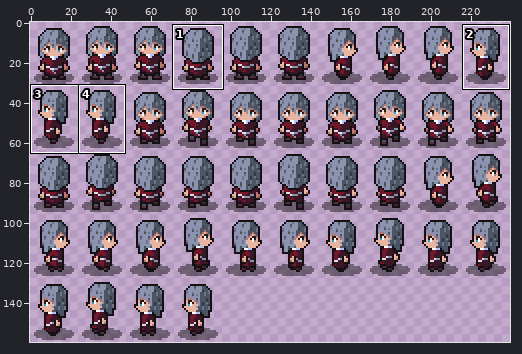
A sprite sheet gets an edit: Assets/Sprites/OverworldSprites/NyraOverworld-Sheet.png. The first picture is a wide view before the edit; the outline marks the close-up.
Close-up. The starting point:
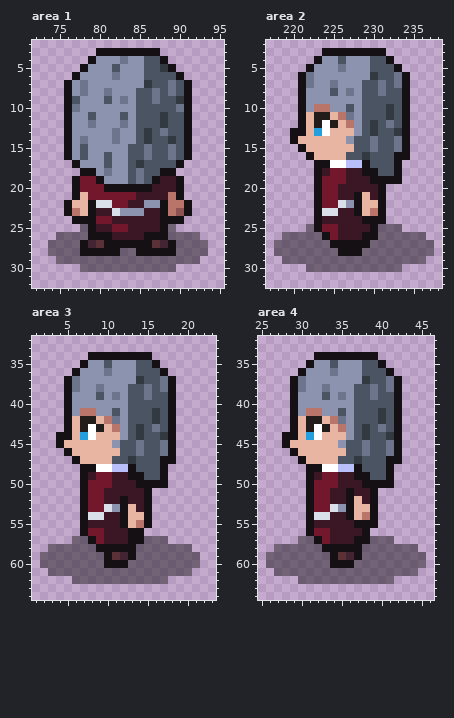
The file is 240x160 pixels. Shown: area 1: x 72..95, y 2..32; area 2: x 217..238, y 2..32; area 3: x 1..23, y 32..64; area 4: x 25..46, y 32..64. The commit also changed other parts of the picture, which this record leaves out.
New version:
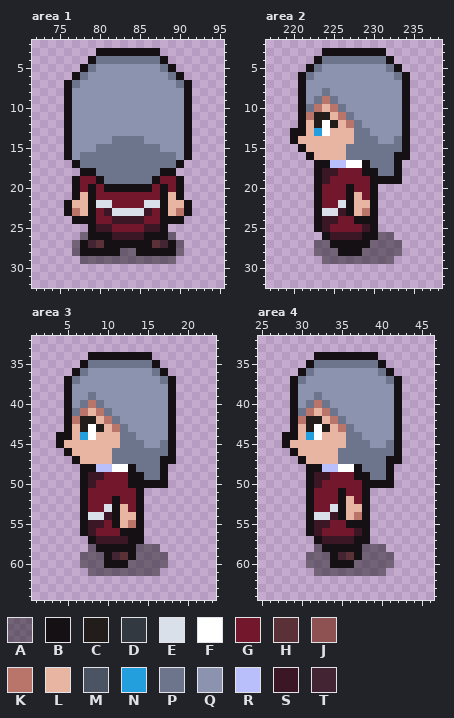
Palette (. is transparent): A #0606086e  B #141013  C #221c1a  D #333941  E #dae0ea  F #ffffff  G #73172d  H #5b3138  J #8e5252  K #ba756a  L #e9b5a3  M #4a5462  N #249fde  P #6d758d  Q #8b93af  R #b9bffb  S #3b1725  T #422433
Diff:
Area 1:
y 4: x 80..82 QQQ -> PPP; x 84..87 QQMM -> PPPP
y 5: x 79 Q -> P; x 82 M -> Q; x 86..88 MMD -> QQP
y 6: x 78 Q -> P; x 82 P -> Q; x 86..89 MMMM -> QQQP
y 7: x 77..78 QP -> PQ; x 86..90 DMMPM -> QQQQP
y 8: x 78 P -> Q; x 81 P -> Q; x 85..90 MMPMPM -> QQQQQQ
y 9: x 77 M -> Q; x 81 M -> Q; x 83 P -> Q; x 85..90 MMPMMD -> QQQQQQ
y 10: x 77 P -> Q; x 85..90 MMMMMP -> QQQQQQ
y 11: x 79 M -> Q; x 83 M -> Q; x 85..90 MMMDMM -> QQQQQQ
y 12: x 79 P -> Q; x 83 P -> Q; x 85..90 MMMDMM -> QQQQQQ
y 13: x 82 P -> Q; x 85..90 MDMPMM -> QQQQQQ
y 14: x 78 P -> Q; x 83..90 QQMDMMDM -> PPPQQQQQ
y 15: x 78 M -> Q; x 80..85 QQQQMM -> PPPPPP; x 87..90 MMPM -> PQQQ
y 16: x 78..85 MQQMQQMM -> PPPPPPPP; x 87..88 MM -> PP; x 90 M -> Q
y 17: x 78..89 QQQMQQMDMMMM -> PPPPPPPPPPPP
y 18: x 80 Q -> P; x 82..84 QQM -> PPP; x 86..87 MM -> PP
y 19: x 81..84 QQQM -> PPPP; x 86 M -> P; x 88..89 SS -> GG
y 20: x 79 G -> B; x 87..89 SSS -> GBG
y 21: x 79 G -> B; x 85..89 SSSSK -> GGGBL
y 22: x 84..87 SSQQ -> GGEE; x 89..90 KK -> LL
y 23: x 80 S -> G; x 83..85 QQQ -> EEE; x 87 S -> G; x 89..90 KJ -> LK
y 24: x 86..87 SS -> GG
y 25: x 78 A -> .; x 84..85 SS -> GG; x 89 A -> .
y 26: x 75..77 AAA -> ...; x 90..92 AAA -> ...
y 27..28: x 74..76 AAA -> ...; x 91..93 AAA -> ...
y 29: x 75..77 AAA -> ...; x 90..92 AAA -> ...
y 30: x 78..89 AAAAAAAAAAAA -> ............
Area 2:
y 4: x 224..231 QQMQQQMM -> PPPPPPPP
y 5: x 223 Q -> P; x 226 P -> Q; x 230..232 MMM -> QQP
y 6: x 230..232 DMM -> QQQ
y 7: x 222 P -> Q; x 225 P -> Q; x 229..233 MMPMP -> QQQQQ
y 8: x 224..225 QM -> PQ; x 227 P -> Q; x 229..233 MMPMM -> QQQQQ
y 9: x 223..225 QQQ -> PKP; x 229..233 MMMMM -> QQQQQ
y 10: x 222 Q -> P; x 224..227 KQQM -> LKPQ; x 229..233 MMMDM -> QQQQQ
y 11: x 222 L -> K; x 229..233 MMMDM -> QQQQQ
y 12: x 228..233 QMDMPM -> PQQQQQ
y 13: x 228..233 QMDMMD -> PPQQQQ
y 14: x 227..229 QMM -> LPP; x 231..232 MM -> QQ
y 15: x 227..229 LMM -> PPP; x 231..232 MM -> PP
y 16: x 227..232 MMDMMM -> PPPPPP
y 17: x 225..228 FFRR -> RRFF; x 230..232 MMM -> PPP
y 18: x 225 G -> S; x 227..228 SS -> GG; x 231..232 MM -> PP
y 19: x 224 G -> S; x 227..229 SSS -> GGG
y 20: x 226..231 SSSSSB -> GBGGB.
y 21: x 226..231 SSBLSB -> GBLGB.
y 22: x 227..228 QB -> BL; x 230..231 LB -> B.
y 23: x 227..231 SBLKB -> BLKB.
y 24: x 226..228 SSS -> GGB; x 231 B -> .
y 25: x 222 A -> .; x 224 G -> S; x 226..228 SSS -> GGG; x 231..233 AAA -> ...
y 26: x 219..223 AAAAA -> .....; x 225 G -> S; x 233..236 AAAA -> ....
y 27..28: x 218..222 AAAAA -> .....; x 234..237 AAAA -> ....
y 29: x 219..223 AAAAA -> .....; x 233..236 AAAA -> ....
y 30: x 222..233 AAAAAAAAAAAA -> ............
Area 3:
y 35: x 8..15 QQMQQQMM -> PPPPPPPP
y 36: x 7 Q -> P; x 10 P -> Q; x 14..16 MMM -> QQP
y 37: x 14..16 DMM -> QQQ
y 38: x 6 P -> Q; x 9 P -> Q; x 13..17 MMPMP -> QQQQQ
y 39: x 8..9 QM -> PQ; x 11 P -> Q; x 13..17 MMPMM -> QQQQQ
y 40: x 7..9 QQQ -> PKP; x 13..17 MMMMM -> QQQQQ
y 41: x 6 Q -> P; x 8..11 KQQM -> LKPQ; x 13..17 MMMDM -> QQQQQ
y 42: x 6 L -> K; x 13..17 MMMDM -> QQQQQ
y 43: x 12..17 QMDMPM -> PQQQQQ
y 44: x 12..17 QMDMMD -> PPQQQQ
y 45: x 11..13 QMM -> LPP; x 15..16 MM -> QQ
y 46: x 11..13 LMM -> PPP; x 15..16 MM -> PP
y 47: x 11..16 MMDMMM -> PPPPPP
y 48: x 9..12 FFRR -> RRFF; x 14..16 MMM -> PPP
y 49: x 9 G -> S; x 11..12 SS -> GG; x 15..16 MM -> PP
y 50: x 8 G -> S; x 11..13 SSS -> GGB
y 51: x 10..15 SSSSSB -> GGGGB.
y 52: x 10..15 SSBSSB -> GBGGB.
y 53: x 11..15 QBLSB -> BLGB.
y 54: x 11..12 SB -> BL; x 14..15 LB -> B.
y 55: x 10..15 SSBLKB -> GBLKB.
y 56: x 8 G -> S; x 10..12 SSS -> GGB
y 57: x 6..7 AA -> ..; x 9 G -> S; x 15..17 AAA -> ...
y 58: x 3..7 AAAAA -> .....; x 17..20 AAAA -> ....
y 59: x 2..6 AAAAA -> .....; x 11..12 HT -> TH; x 18..21 AAAA -> ....
y 60: x 2..6 AAAAA -> .....; x 18..21 AAAA -> ....
y 61: x 3..7 AAAAA -> .....; x 17..20 AAAA -> ....
y 62: x 6..17 AAAAAAAAAAAA -> ............
Area 4:
y 35: x 32..39 QQMQQQMM -> PPPPPPPP
y 36: x 31 Q -> P; x 34 P -> Q; x 38..40 MMM -> QQP
y 37: x 38..40 DMM -> QQQ
y 38: x 30 P -> Q; x 33 P -> Q; x 37..41 MMPMP -> QQQQQ
y 39: x 32..33 QM -> PQ; x 35 P -> Q; x 37..41 MMPMM -> QQQQQ
y 40: x 31..33 QQQ -> PKP; x 37..41 MMMMM -> QQQQQ
y 41: x 30 Q -> P; x 32..35 KQQM -> LKPQ; x 37..41 MMMDM -> QQQQQ
y 42: x 30 L -> K; x 37..41 MMMDM -> QQQQQ
y 43: x 36..41 QMDMPM -> PQQQQQ
y 44: x 36..41 QMDMMD -> PPQQQQ
y 45: x 35..37 QMM -> LPP; x 39..40 MM -> QQ
y 46: x 35..37 LMM -> PPP; x 39..40 MM -> PP
y 47: x 35..40 MMDMMM -> PPPPPP
y 48: x 33..36 FFRR -> RRFF; x 38..40 MMM -> PPP
y 49: x 33 G -> S; x 35..36 SS -> GG; x 39..40 MM -> PP
y 50: x 32 G -> S; x 35..37 SSS -> GGG
y 51: x 34..39 SSBSSB -> GBGGB.
y 52: x 34..39 SSBLSB -> GBLGB.
y 53: x 35..36 QB -> BL; x 38..39 LB -> B.
y 54: x 35..39 SBLKB -> BLKB.
y 55: x 34..36 SSS -> GGB; x 39 B -> .
y 56: x 32 G -> S; x 34..36 SSS -> GGG
y 57: x 30..31 AA -> ..; x 33 G -> S; x 39..41 AAA -> ...
y 58: x 27..31 AAAAA -> .....; x 41..44 AAAA -> ....
y 59: x 26..30 AAAAA -> .....; x 35..36 HT -> TH; x 42..45 AAAA -> ....
y 60: x 26..30 AAAAA -> .....; x 42..45 AAAA -> ....
y 61: x 27..31 AAAAA -> .....; x 41..44 AAAA -> ....
y 62: x 30..41 AAAAAAAAAAAA -> ............
Boxes around the changes in both close-ups, in picture pixels (x1, y1, x2, y2):
changed: (48, 56, 208, 272)
changed: (274, 56, 434, 272)
changed: (40, 360, 200, 584)
changed: (266, 360, 426, 584)
